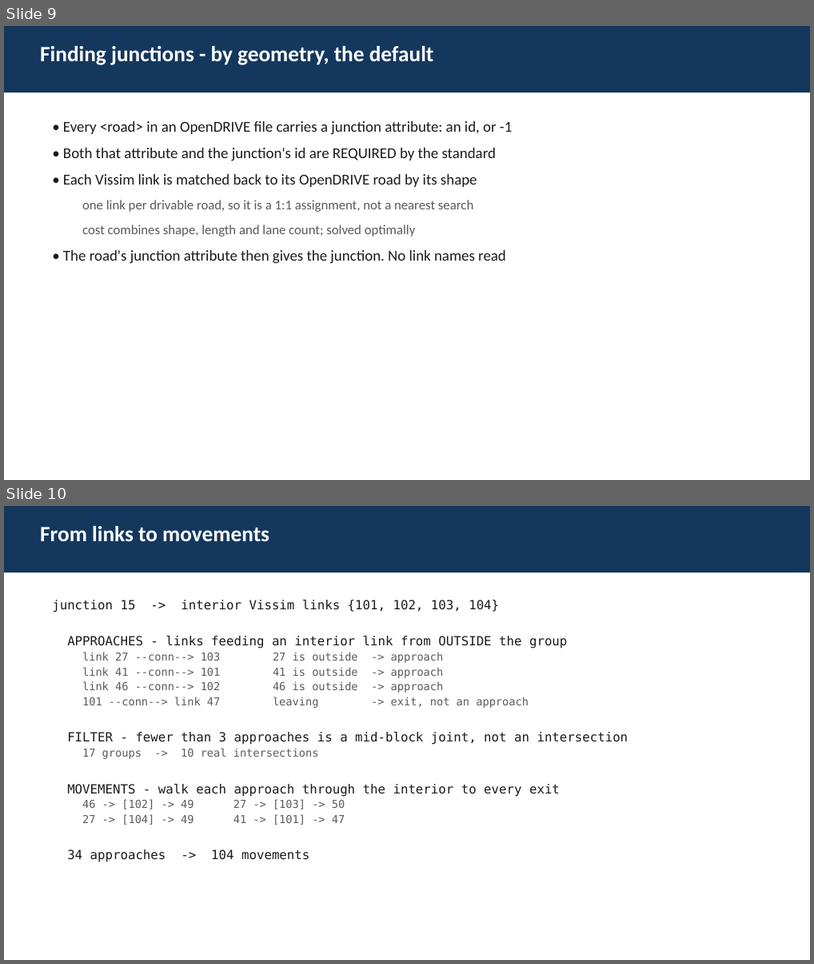
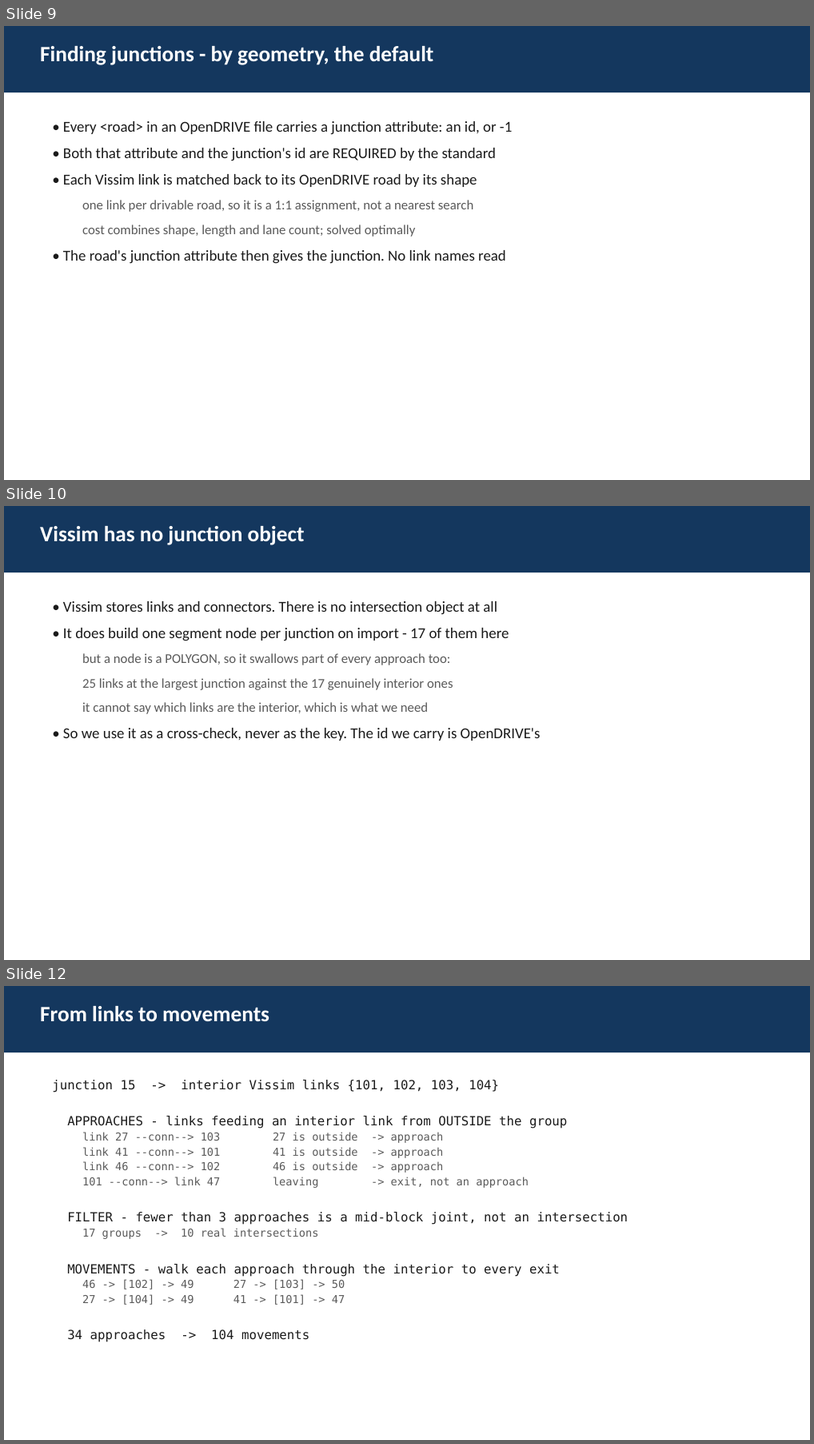
Before and after one commit to ORNL-Real-Sim/Real-Twin, a slide deck: vissim/MatchupTable_SUMO_vs_VISSIM.pptx. Shown one above the other, each under a label of ours: slides 9 and 10 before the commit, slides 9, 10 and 12 after it; the slides between them are not shown. The pictures are 814x964 and 814x1444 pixels, drawn with LibreOffice and Linux fonts; fonts in the diff are those of the drawing. Boxes give left, top, right and bottom in pixels: in the first picture for what was removed or moved away, otherwise in the second. Text is boxed around its words. In the diff, an @@ line names an element or a change of style, - is before the commit and + after.

```diff
--- a/vissim/MatchupTable_SUMO_vs_VISSIM.pptx
+++ b/vissim/MatchupTable_SUMO_vs_VISSIM.pptx
@@ slide 10 added at (4,506,810,960), background #FFFFFF @@
@@ rectangle added at (4,506,810,572), fill #14375E @@
@@ text added at (40,526,305,545), 26 pt, text #FFFFFF, bold @@
+Vissim has no junction object
@@ text added at (63,601,541,740), 18 pt, text #1A1A1A @@
+• Vissim stores links and connectors. There is no intersection object at all
+• It does build one segment node per junction on import - 17 of them here
+  but a node is a POLYGON, so it swallows part of every approach too:
+  25 links at the largest junction against the 17 genuinely interior ones
+  it cannot say which links are the interior, which is what we need
+• So we use it as a cross-check, never as the key. The id we carry is OpenDRIVE's
@@ what was slide 10 is now slide 12 @@
```
Also in this commit, not shown: 1 other slide added.
